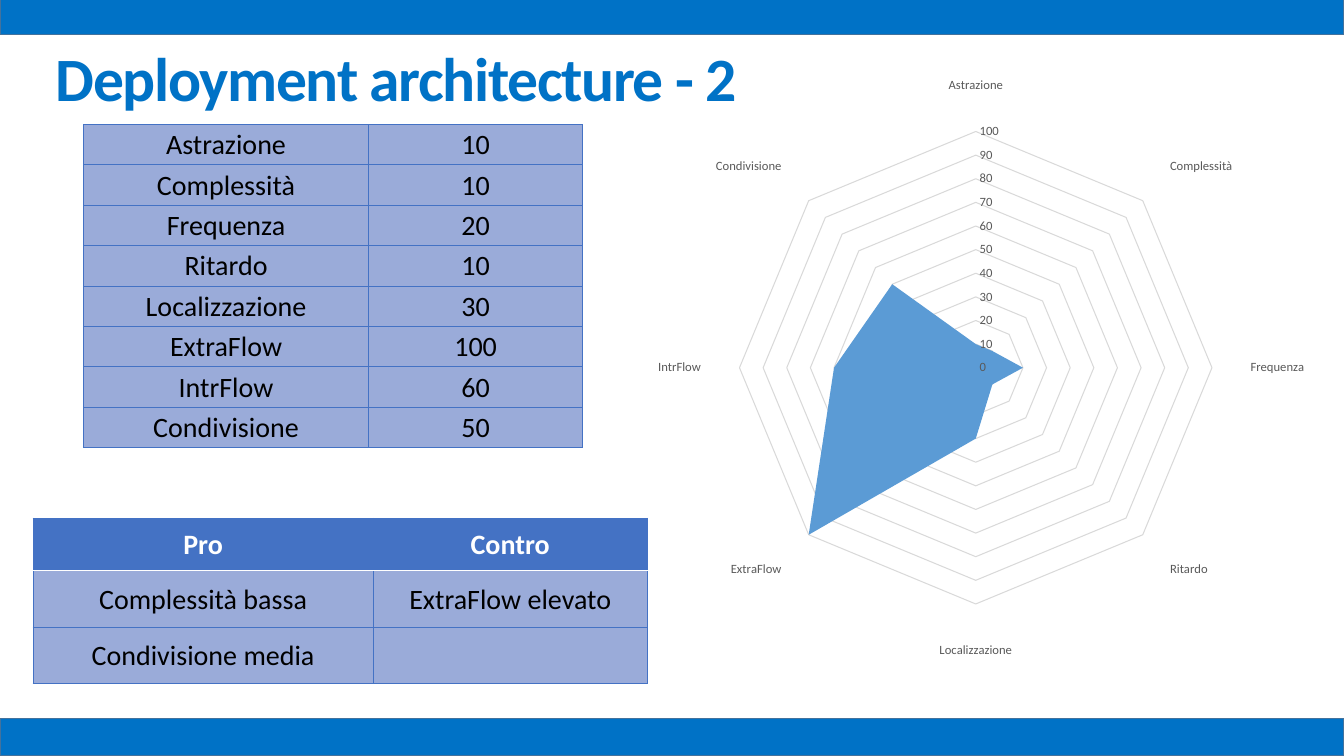
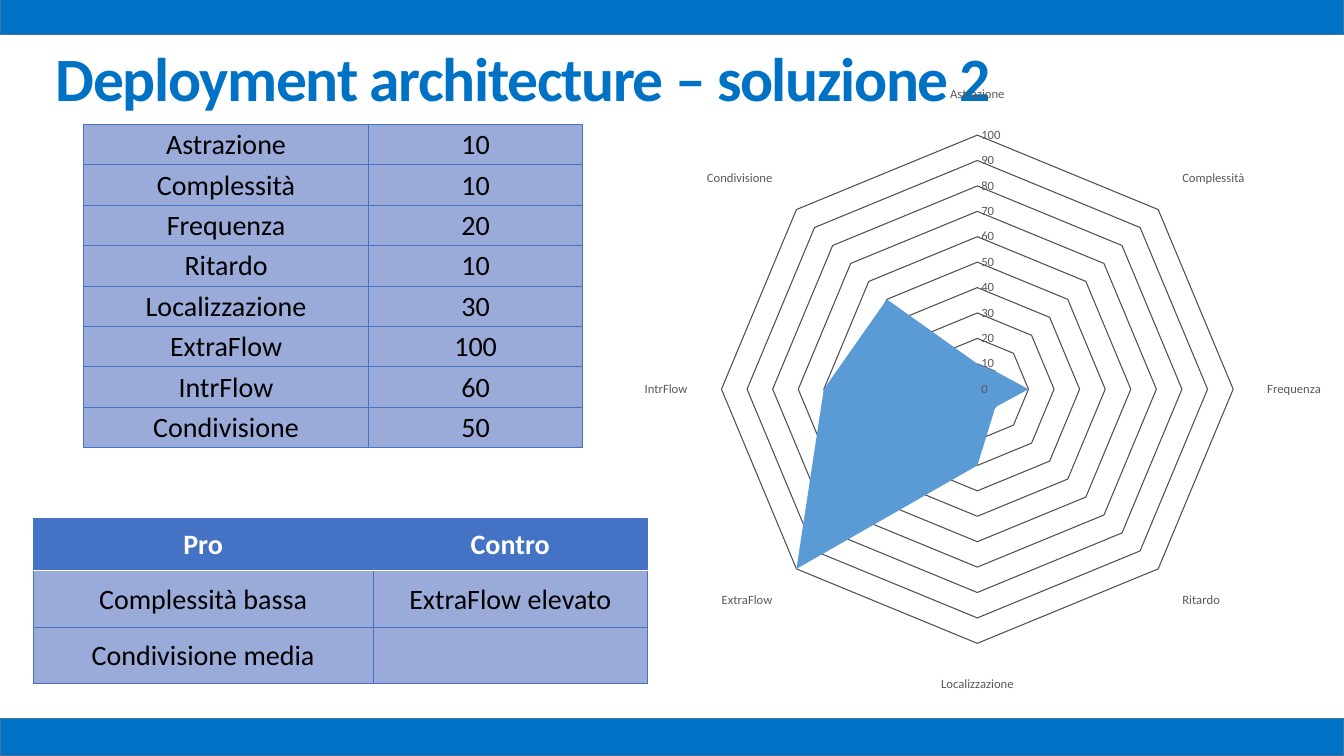
Before and after one commit to mz1991/ProgettoFebbraio2015, a slide deck: slide 36 of Febbraio 2015.pptx. Drawn at 1344x756 pixels with LibreOffice and Linux fonts; fonts in the diff are those of the drawing. Boxes give left, top, right and bottom in pixels: in the first picture for what was removed or moved away, otherwise in the second. Text is boxed around its words. In the diff, an @@ line names an element or a change of style, - is before the commit and + after.

```diff
--- a/Febbraio 2015.pptx
+++ b/Febbraio 2015.pptx
@@ text at bbox=[56, 57, 991, 111]: text changed @@
-Deployment architecture - 2
+Deployment architecture – soluzione 2
@@ radar filled chart at bbox=[423, 87, 1344, 693] @@
@@ value axis changed @@
@@ plot area changed @@
@@ radar filled chart: place and size @@
-radar filled chart at bbox=[493, 67, 1344, 669]
+radar filled chart at bbox=[423, 87, 1344, 693]
```
Also in this commit, not shown: 12 other slides changed, 1 other file.
